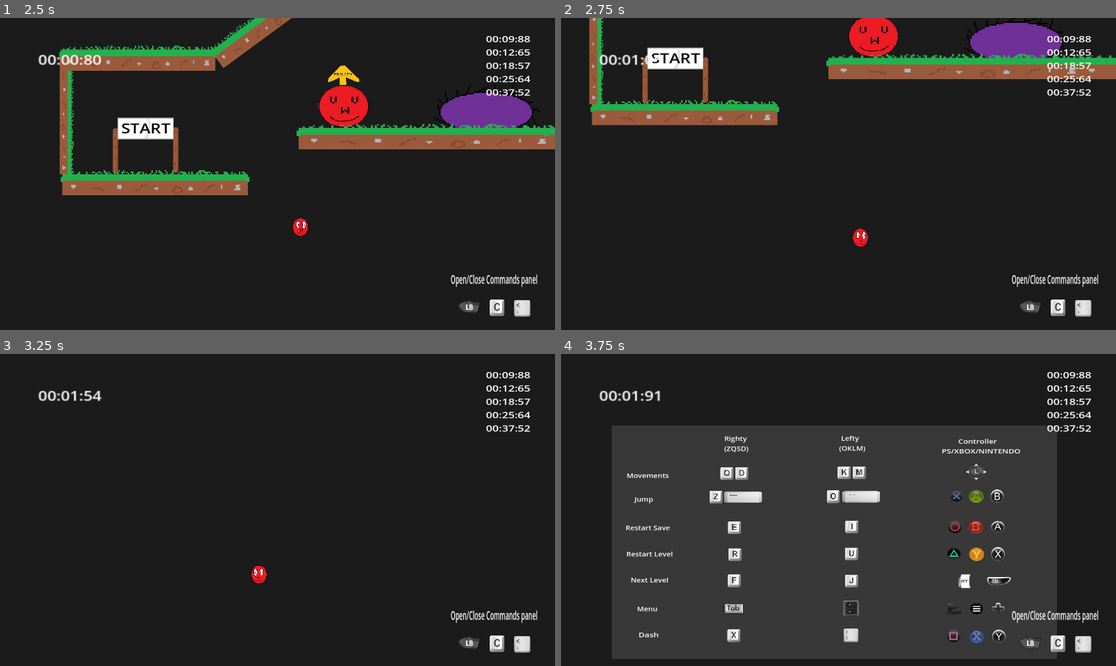
Above: before the commit, frames 1-4 (two rows, left to right).
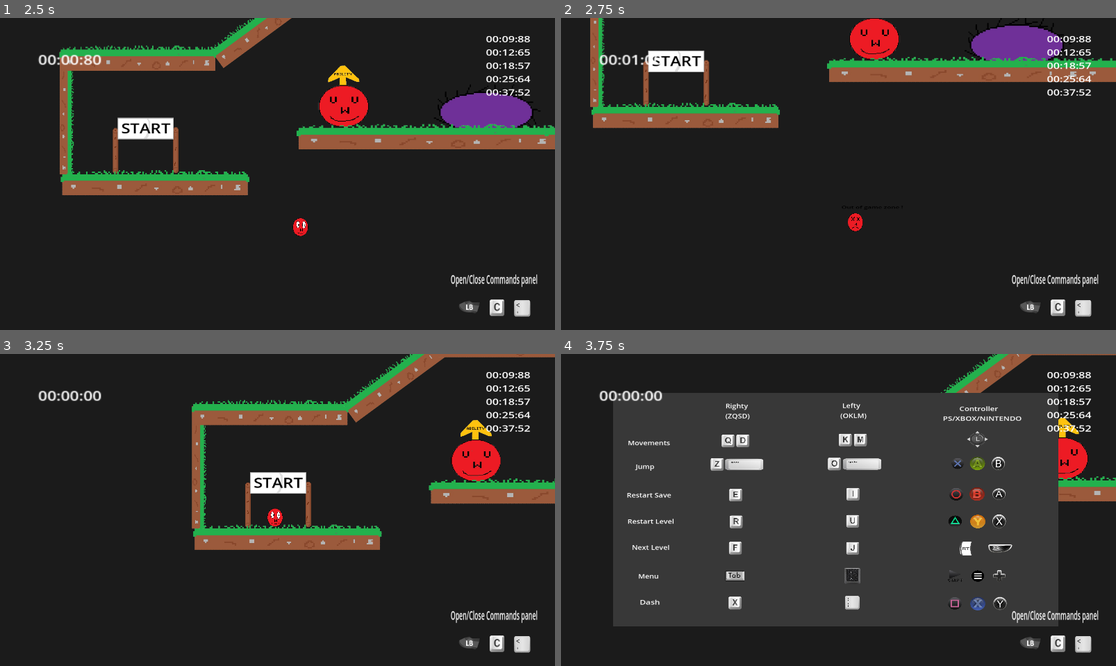
Above: after the commit, the same moments.

Repository: Mahnwe/TheBallThatWasUwU
Game: Godot game, scene res://Scenes/menu.tscn
Two runs of this game, one before a commit and one after it. Both use one fixed random seed, a clock stepped at 60 frames per second and the inputs below.
Inputs (mouse positions are in pixels of both pictures, inside the frame that each line leads up to):
- Up to frame 1 (2.5 s): click "Level 3" at 0.5 s; tap Enter at 1.25 s; move the mouse to (399, 158) at 1.27 s; hold D (move_right) from 1.28 s (still down); tap F (next_level) at 1.35, 2.3 s; click (399, 158) at 1.42 s; tap Space (jump) at 1.52, 2.27 s; move the mouse to (166, 189) at 2.02 s; tap X (dash) at 2.1 s
- Up to frame 2 (2.75 s): keep holding D (move_right)
- Up to frame 3 (3.25 s): move the mouse to (333, 441) at 2.77 s; release D (move_right) at 2.78 s; hold A (move_left) from 2.78 s (still down); tap F (next_level) at 2.85 s
- Up to frame 4 (3.75 s): move the mouse to (810, 572) at 3.52 s; release A (move_left) at 3.53 s; hold D (move_right) from 3.53 s (still down); tap C (open_commands) at 3.6 s; click (810, 572) at 3.67 s

Frame 1 is identical in both runs. In frame 2, 4.7% of the frame differs, in the area x 5-100%, y 0-74%; in frame 3, 11%; in frame 4, 25%, in the area x 9-100%, y 0-98%.

Commit message:
Add a gameArea with func, and some spikes in level 3

Diff:
--- a/Scenes/level3.tscn
+++ b/Scenes/level3.tscn
@@ -1,6 +1,7 @@
-[gd_scene load_steps=20 format=3 uid="uid://du8k270ekmuxm"]
+[gd_scene load_steps=21 format=3 uid="uid://du8k270ekmuxm"]
 
 [ext_resource type="Script" path="res://Scripts/level_3.gd" id="1_1urae"]
+[ext_resource type="PackedScene" uid="uid://6gv7f8sbn6x" path="res://Scenes/game_area.tscn" id="2_es6jk"]
 [ext_resource type="PackedScene" uid="uid://dwvnkbkl3fw0d" path="res://Scenes/platform.tscn" id="2_gdtbw"]
 [ext_resource type="PackedScene" uid="uid://csgwqsc62crjo" path="res://Scenes/start_area.tscn" id="3_e4wth"]
 [ext_resource type="PackedScene" uid="uid://c26rjdt07ubrq" path="res://Scenes/player.tscn" id="4_p835d"]
@@ -58,6 +59,10 @@
 [node name="level3" type="Node2D"]
 script = ExtResource("1_1urae")
 
+[node name="GameArea" parent="." instance=ExtResource("2_es6jk")]
+position = Vector2(907, -605)
+scale = Vector2(6.20182, -12.0748)
+
 [node name="platform" parent="." instance=ExtResource("2_gdtbw")]
 position = Vector2(-697, 1263)
 scale = Vector2(0.720001, 1)
@@ -179,6 +184,11 @@
 position = Vector2(913, -181)
 scale = Vector2(0.639902, 0.634647)
 
+[node name="Spike6" parent="." instance=ExtResource("10_w0su0")]
+position = Vector2(1545, 408)
+rotation = 2.44921
+scale = Vector2(0.337579, 0.36)
+
 [node name="Spike" parent="." instance=ExtResource("10_w0su0")]
 position = Vector2(316, 362)
 rotation = 0.767408
@@ -441,12 +451,15 @@
 scale = Vector2(0.64, 0.68)
 
 [node name="Spike5" parent="." instance=ExtResource("10_w0su0")]
-position = Vector2(1094, 60)
+position = Vector2(1094, 266)
 rotation = 1.5708
 scale = Vector2(0.440001, 0.32)
 
 [node name="Spike" parent="Spike5" instance=ExtResource("10_w0su0")]
-position = Vector2(-1.07748e-05, -884.374)
+position = Vector2(-472.728, -884.372)
+
+[node name="Spike2" parent="Spike5" instance=ExtResource("10_w0su0")]
+position = Vector2(-854.543, 0.00425349)
 
 [node name="Spike4" parent="." instance=ExtResource("10_w0su0")]
 position = Vector2(453, 60)
@@ -454,51 +467,56 @@
 scale = Vector2(0.440001, 0.32)
 
 [node name="Spike" parent="Spike4" instance=ExtResource("10_w0su0")]
-position = Vector2(-2.4836e-05, -781.249)
-
-[node name="Path2D3" type="Path2D" parent="."]
+position = Vector2(468.179, -781.252)
+
+[node name="Spike2" parent="Spike4" instance=ExtResource("10_w0su0")]
+position = Vector2(-390.91, -790.623)
+
+[node name="SpikeOnPatrol1" type="Path2D" parent="."]
 curve = SubResource("Curve2D_y10y8")
 
-[node name="PathFollow2D" type="PathFollow2D" parent="Path2D3"]
+[node name="PathFollow2D" type="PathFollow2D" parent="SpikeOnPatrol1"]
 position = Vector2(-29, 49)
 rotation = 3.14159
 
-[node name="Spike" parent="Path2D3/PathFollow2D" groups=["spike_on_patrol"] instance=ExtResource("10_w0su0")]
+[node name="Spike" parent="SpikeOnPatrol1/PathFollow2D" groups=["spike_on_patrol"] instance=ExtResource("10_w0su0")]
 position = Vector2(-24, -31)
 scale = Vector2(0.4, 0.279999)
 
-[node name="Path2D4" type="Path2D" parent="."]
+[node name="SpikeOnPatrol2" type="Path2D" parent="."]
 curve = SubResource("Curve2D_0m3nc")
 
-[node name="PathFollow2D" type="PathFollow2D" parent="Path2D4"]
+[node name="PathFollow2D" type="PathFollow2D" parent="SpikeOnPatrol2"]
 position = Vector2(1774, 48)
 rotation = -0.0294033
 
-[node name="Spike" parent="Path2D4/PathFollow2D" groups=["spike_on_patrol"] instance=ExtResource("10_w0su0")]
+[node name="Spike" parent="SpikeOnPatrol2/PathFollow2D" groups=["spike_on_patrol"] instance=ExtResource("10_w0su0")]
 position = Vector2(-28.6641, -45.8625)
 scale = Vector2(0.4, 0.279999)
 
 [node name="Cannon" parent="." instance=ExtResource("12_dyw7h")]
-position = Vector2(1578, -885)
+position = Vector2(1703, -885)
 flip_value = 1
 
 [node name="Cannon2" parent="." instance=ExtResource("12_dyw7h")]
-position = Vector2(155, -883)
+position = Vector2(25, -883)
 is_going_left = true
 
 [node name="Wall24" parent="." instance=ExtResource("8_tnmog")]
-position = Vector2(-1092, -731)
-rotation = -1.25957
-scale = Vector2(1, 1.73115)
+position = Vector2(-1072, -712)
+rotation = -1.44839
+scale = Vector2(1, 1.97912)
 
 [node name="Wall25" parent="." instance=ExtResource("8_tnmog")]
-position = Vector2(2786, -1022)
-rotation = 1.33915
+position = Vector2(2792, -1034)
+rotation = 1.44699
 scale = Vector2(1, 2.2)
 
+[connection signal="player_exited_game_area" from="GameArea" to="." method="_on_game_area_player_exited_game_area"]
 [connection signal="player_exited_start_area" from="StartArea" to="." method="_on_start_area_player_exited_start_area"]
 [connection signal="player_entered" from="Ability" to="." method="_on_ability_player_entered"]
 [connection signal="player_entered" from="SavePoint" to="." method="_on_save_point_player_entered"]
+[connection signal="spike_hit" from="Spike6" to="." method="_on_spike_spike_hit"]
 [connection signal="spike_hit" from="Spike" to="." method="_on_spike_spike_hit"]
 [connection signal="spike_hit" from="Spike2" to="." method="_on_spike_spike_hit"]
 [connection signal="spike_hit" from="Spike3" to="." method="_on_spike_spike_hit"]
@@ -506,9 +524,11 @@
 [connection signal="player_entered" from="Finish" to="." method="_on_finish_player_entered"]
 [connection signal="spike_hit" from="Spike5" to="." method="_on_spike_spike_hit"]
 [connection signal="spike_hit" from="Spike5/Spike" to="." method="_on_spike_spike_hit"]
+[connection signal="spike_hit" from="Spike5/Spike2" to="." method="_on_spike_spike_hit"]
 [connection signal="spike_hit" from="Spike4" to="." method="_on_spike_spike_hit"]
 [connection signal="spike_hit" from="Spike4/Spike" to="." method="_on_spike_spike_hit"]
-[connection signal="spike_hit" from="Path2D3/PathFollow2D/Spike" to="." method="_on_spike_spike_hit"]
-[connection signal="spike_hit" from="Path2D4/PathFollow2D/Spike" to="." method="_on_spike_spike_hit"]
+[connection signal="spike_hit" from="Spike4/Spike2" to="." method="_on_spike_spike_hit"]
+[connection signal="spike_hit" from="SpikeOnPatrol1/PathFollow2D/Spike" to="." method="_on_spike_spike_hit"]
+[connection signal="spike_hit" from="SpikeOnPatrol2/PathFollow2D/Spike" to="." method="_on_spike_spike_hit"]
 [connection signal="player_dead_by_cannon_ball" from="Cannon" to="." method="_on_cannon_player_dead_by_cannon_ball"]
 [connection signal="player_dead_by_cannon_ball" from="Cannon2" to="." method="_on_cannon_player_dead_by_cannon_ball"]
--- a/Scripts/level_3.gd
+++ b/Scripts/level_3.gd
@@ -214,3 +214,16 @@
 		call_deferred("restart_scene")
 	else:
 		put_player_to_save_position_and_unpause_timer()
+
+
+
+func _on_game_area_player_exited_game_area():
+	$Player.set_physics_process(false)
+	$Player.get_child(1).animation = "dead"
+	$Player.get_child(5).text = "Out of game zone !"
+	$Player.get_child(0).get_child(0).get_child(0).get_child(0).set_process(false)
+	await get_tree().create_timer(0.5).timeout;
+	if save_position_x == start_position_x:
+		call_deferred("restart_scene")
+	else:
+		put_player_to_save_position_and_unpause_timer()
